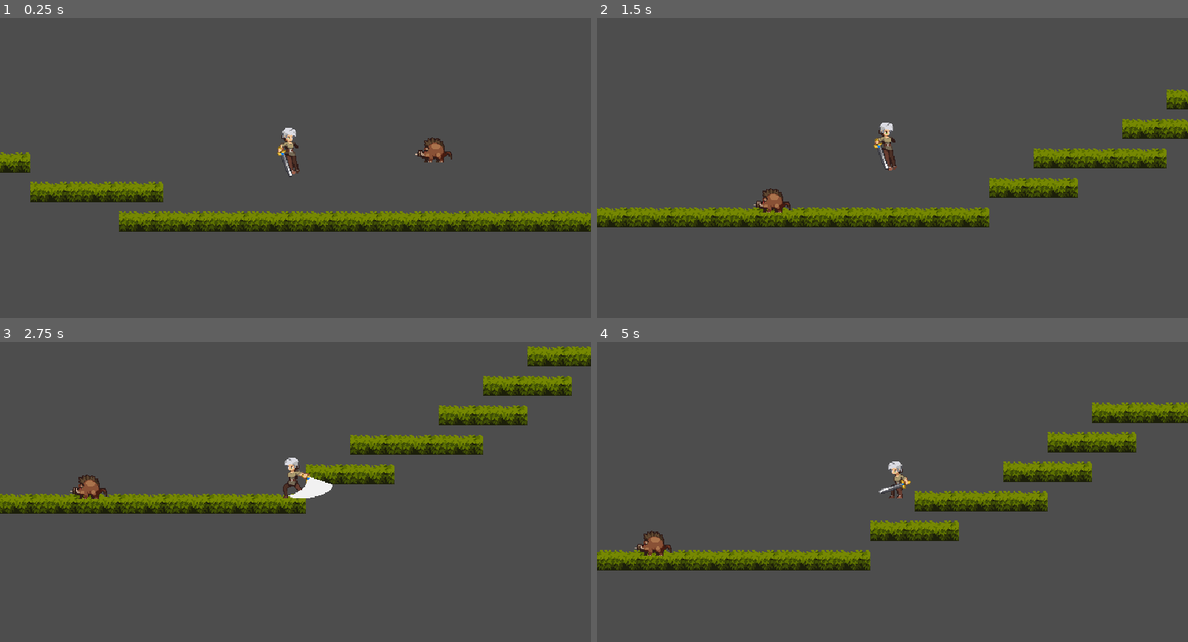
Above: before the commit, frames 1-4 (two rows, left to right).
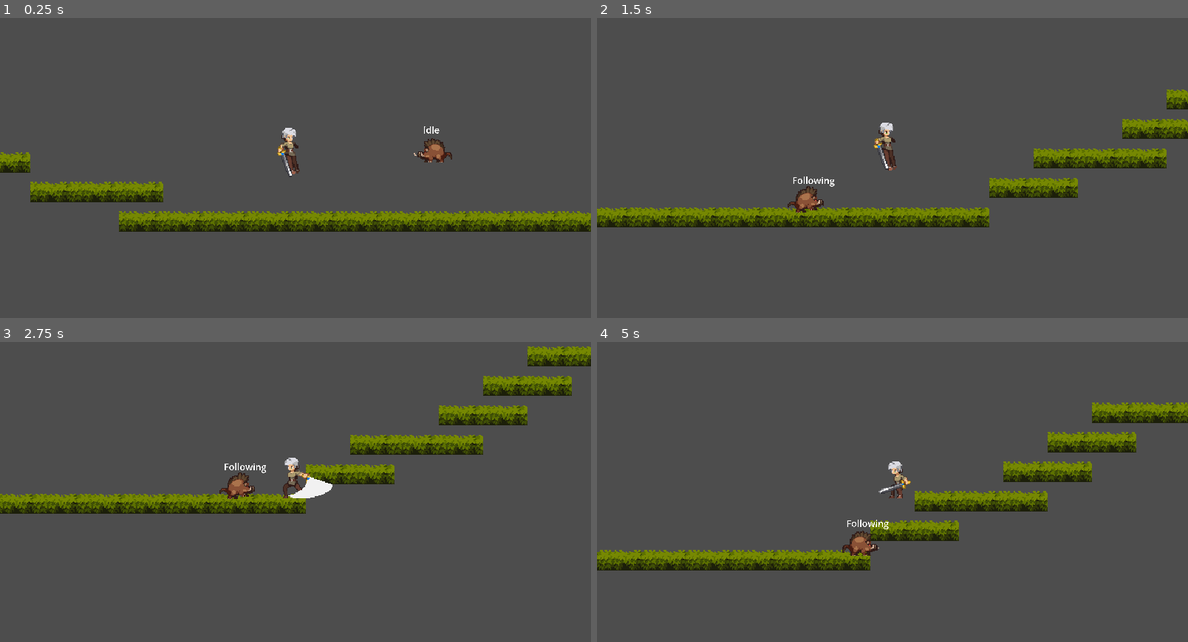
Above: after the commit, the same moments.

Repository: hatz2/blade-of-the-fallen
Game: Godot game, scene res://src/test_world/test_world.tscn
Same seed, same stepped clock (60 frames per second), same inputs: the game is played once before the commit and once after it.
Inputs:
- Up to frame 1 (0.25 s): no input
- Up to frame 2 (1.5 s): tap Enter (ui_accept) at 0.5 s; hold F (attack) 0.53-1.28 s; hold Right (run_right) from 0.53 s (still down); tap Up (jump) at 0.77 s; tap F (attack) at 1.35 s
- Up to frame 3 (2.75 s): tap Up (jump) at 1.52 s; release Right (run_right) at 2.03 s; hold Left (run_left) from 2.03 s (still down); hold F (attack) from 2.03 s (still down)
- Up to frame 4 (5 s): release Left (run_left) at 2.78 s; release F (attack) at 2.78 s; hold Right (run_right) 2.78-4.28 s; tap F (attack) at 2.85, 4.35 s; tap Up (jump) at 3.02, 3.77, 4.52 s; hold F (attack) 3.53-4.28 s; hold Left (run_left) from 4.28 s (still down)

The runs differ from the first frame. In frame 1, 0.1% of the frame differs, in the area x 70-77%, y 36-48%; in frame 2, 0.7%; in frame 3, 0.7%, in the area x 11-45%, y 40-53%; in frame 4, 0.7%.

Commit message:
Started monster AI

Diff:
--- /dev/null
+++ b/src/monster/debug_label.gd
@@ -0,0 +1,13 @@
+extends Label
+
+@export var state_machine: StateMachine
+
+# Called when the node enters the scene tree for the first time.
+func _ready():
+	pass # Replace with function body.
+
+
+# Called every frame. 'delta' is the elapsed time since the previous frame.
+func _process(delta):
+	text = state_machine.current_state.name
+	pass
--- a/src/monster/monster.gd
+++ b/src/monster/monster.gd
@@ -7,11 +7,19 @@
 # Get the gravity from the project settings to be synced with RigidBody nodes.
 var gravity = ProjectSettings.get_setting("physics/2d/default_gravity")
 
+var _last_position: Vector2
+
+@onready var sprite := $AnimatedSprite2D
+
+func _ready():
+	_last_position = global_position
 
 func _physics_process(delta):
 	# Add the gravity.
 	if not is_on_floor():
 		velocity.y += gravity * delta
+
+	update_sprite_orientation()
 
 	# Handle jump.
 	#if Input.is_action_just_pressed("ui_accept") and is_on_floor():
@@ -26,3 +34,15 @@
 		#velocity.x = move_toward(velocity.x, 0, SPEED)
 
 	move_and_slide()
+
+func update_sprite_orientation():
+	var direction := global_position - _last_position
+	print("Position ", global_position)
+	print("Last pos: ", _last_position)
+	print(direction)
+	if (direction.x > 0):
+		sprite.flip_h = true
+	elif direction.x < 0:
+		sprite.flip_h = false
+
+	_last_position = global_position
--- a/src/monster/monster.tscn
+++ b/src/monster/monster.tscn
@@ -1,10 +1,21 @@
-[gd_scene load_steps=28 format=3 uid="uid://lwdox3loupxq"]
+[gd_scene load_steps=35 format=3 uid="uid://lwdox3loupxq"]
 
 [ext_resource type="Texture2D" uid="uid://113woi6kbiw1" path="res://assets/Legacy-Fantasy - High Forest 2.3/Mob/Boar/Hit-Vanish/Hit-Sheet.png" id="1_f875e"]
 [ext_resource type="Texture2D" uid="uid://datufyi5thwhk" path="res://assets/Legacy-Fantasy - High Forest 2.3/Mob/Boar/Idle/Idle-Sheet.png" id="1_noomr"]
 [ext_resource type="Script" path="res://src/monster/monster.gd" id="1_x7jo7"]
 [ext_resource type="Texture2D" uid="uid://1015p53d038r" path="res://assets/Legacy-Fantasy - High Forest 2.3/Mob/Boar/Run/Run-Sheet.png" id="2_rwokc"]
 [ext_resource type="Texture2D" uid="uid://bisjd50wnmuoa" path="res://assets/Legacy-Fantasy - High Forest 2.3/Mob/Boar/Walk/Walk-Base-Sheet.png" id="3_dpg0l"]
+[ext_resource type="Script" path="res://src/state_machine/state_machine.gd" id="6_6c1yp"]
+[ext_resource type="Script" path="res://src/monster/states/idle.gd" id="7_g746q"]
+[ext_resource type="Script" path="res://src/monster/states/walking.gd" id="8_7or5b"]
+[ext_resource type="Script" path="res://src/monster/debug_label.gd" id="9_1umje"]
+[ext_resource type="Script" path="res://src/monster/states/following.gd" id="9_vpjh8"]
+
+[sub_resource type="Curve2D" id="Curve2D_262s4"]
+_data = {
+"points": PackedVector2Array(0, 0, 0, 0, 0, 0, 0, 0, 0, 0, -80, 0, 0, 0, 0, 0, 0, 0)
+}
+point_count = 3
 
 [sub_resource type="AtlasTexture" id="AtlasTexture_g2jp3"]
 atlas = ExtResource("1_f875e")
@@ -173,16 +184,76 @@
 radius = 12.0
 height = 32.0
 
-[node name="Monster" type="CharacterBody2D"]
+[sub_resource type="RectangleShape2D" id="RectangleShape2D_26osw"]
+size = Vector2(120, 35)
+
+[node name="Path2D" type="Path2D"]
+curve = SubResource("Curve2D_262s4")
+
+[node name="PathFollow2D" type="PathFollow2D" parent="."]
+rotation = 0.00934552
+rotates = false
+
+[node name="Monster" type="CharacterBody2D" parent="PathFollow2D"]
 script = ExtResource("1_x7jo7")
-
-[node name="AnimatedSprite2D" type="AnimatedSprite2D" parent="."]
+metadata/_edit_group_ = true
+
+[node name="AnimatedSprite2D" type="AnimatedSprite2D" parent="PathFollow2D/Monster"]
 sprite_frames = SubResource("SpriteFrames_jhqx7")
 animation = &"idle"
 metadata/_edit_group_ = true
 
-[node name="CollisionShape2D" type="CollisionShape2D" parent="."]
+[node name="CollisionShape2D" type="CollisionShape2D" parent="PathFollow2D/Monster"]
 position = Vector2(-3, 4)
 rotation = 1.5708
 shape = SubResource("CapsuleShape2D_vx46o")
 metadata/_edit_group_ = true
+
+[node name="StateMachine" type="Node" parent="PathFollow2D/Monster" node_paths=PackedStringArray("initial_state")]
+script = ExtResource("6_6c1yp")
+initial_state = NodePath("Idle")
+
+[node name="Idle" type="Node" parent="PathFollow2D/Monster/StateMachine" node_paths=PackedStringArray("walk_state", "animated_sprite")]
+script = ExtResource("7_g746q")
+walk_state = NodePath("../Walking")
+animated_sprite = NodePath("../../AnimatedSprite2D")
+
+[node name="Timer" type="Timer" parent="PathFollow2D/Monster/StateMachine/Idle"]
+one_shot = true
+
+[node name="Walking" type="Node" parent="PathFollow2D/Monster/StateMachine" node_paths=PackedStringArray("body", "idle_state", "path_follow", "animated_sprite")]
+script = ExtResource("8_7or5b")
+body = NodePath("../..")
+idle_state = NodePath("../Idle")
+path_follow = NodePath("../../..")
+walk_speed = 25
+animated_sprite = NodePath("../../AnimatedSprite2D")
+
+[node name="Timer" type="Timer" parent="PathFollow2D/Monster/StateMachine/Walking"]
+
+[node name="Following" type="Node" parent="PathFollow2D/Monster/StateMachine" node_paths=PackedStringArray("monster_body", "animated_sprite")]
+script = ExtResource("9_vpjh8")
+monster_body = NodePath("../..")
+animated_sprite = NodePath("../../AnimatedSprite2D")
+
+[node name="DebugLabel" type="Label" parent="PathFollow2D/Monster" node_paths=PackedStringArray("state_machine")]
+offset_left = -14.0
+offset_top = -26.0
+offset_right = 386.0
+offset_bottom = 111.0
+scale = Vector2(0.1, 0.1)
+theme_override_font_sizes/font_size = 100
+script = ExtResource("9_1umje")
+state_machine = NodePath("../StateMachine")
+
+[node name="DetectionArea" type="Area2D" parent="PathFollow2D/Monster"]
+
+[node name="CollisionShape2D" type="CollisionShape2D" parent="PathFollow2D/Monster/DetectionArea"]
+position = Vector2(-2.59335, -0.298833)
+scale = Vector2(1, 1)
+shape = SubResource("RectangleShape2D_26osw")
+
+[connection signal="timeout" from="PathFollow2D/Monster/StateMachine/Idle/Timer" to="PathFollow2D/Monster/StateMachine/Idle" method="_on_timer_timeout"]
+[connection signal="timeout" from="PathFollow2D/Monster/StateMachine/Walking/Timer" to="PathFollow2D/Monster/StateMachine/Walking" method="_on_timer_timeout"]
+[connection signal="body_entered" from="PathFollow2D/Monster/DetectionArea" to="PathFollow2D/Monster/StateMachine" method="_on_detection_area_body_entered"]
+[connection signal="body_entered" from="PathFollow2D/Monster/DetectionArea" to="PathFollow2D/Monster/StateMachine/Following" method="_on_detection_area_body_entered"]
--- /dev/null
+++ b/src/monster/states/following.gd
@@ -0,0 +1,49 @@
+class_name Following
+extends MonsterState
+
+var player: Player = null
+@export var speed := 100
+@export var follow_animation := "run"
+@export var monster_body: CharacterBody2D
+
+var last_monster_pos: Vector2
+
+func _ready():
+	pass
+
+func enter():
+	last_monster_pos = monster_body.global_position
+	animated_sprite.play(follow_animation)
+	pass
+
+func exit():
+	pass
+
+func update(_delta):
+	pass
+
+func physics_update(_delta):
+
+	if not player:
+		return
+
+	var direction_to_move = player.global_position - monster_body.global_position
+	direction_to_move.y = 0
+	direction_to_move = direction_to_move.normalized()
+
+	monster_body.velocity = direction_to_move * speed
+
+	if monster_body.global_position - last_monster_pos == Vector2.ZERO: # we are not moving at all
+		animated_sprite.play("idle")
+	else:
+		animated_sprite.play(follow_animation)
+
+	last_monster_pos = monster_body.global_position
+
+func handle_input(_event : InputEvent):
+	pass
+
+
+func _on_detection_area_body_entered(body):
+	if body is Player:
+		player = body
--- /dev/null
+++ b/src/monster/states/idle.gd
@@ -0,0 +1,38 @@
+class_name Idle
+extends MonsterState
+
+@export var walk_state: Walking
+@export var idle_animation = "idle";
+@onready var timer := $Timer
+var swap_state = false
+
+func _ready():
+	pass
+
+func enter():
+	# Make the timer random
+	swap_state = false
+	var wait_time = randf_range(2.0, 4.0)
+	timer.wait_time = wait_time
+	animated_sprite.play(idle_animation)
+	timer.start()
+
+func exit():
+	swap_state = false
+	pass
+
+func update(_delta):
+	pass
+
+func physics_update(_delta):
+	if swap_state:
+		transition.emit(walk_state)
+	pass
+
+func handle_input(_event : InputEvent):
+	pass
+
+
+func _on_timer_timeout():
+	# Swap to walk state
+	swap_state = true
--- /dev/null
+++ b/src/monster/states/monster_state.gd
@@ -0,0 +1,4 @@
+class_name MonsterState
+extends State
+
+@export var animated_sprite: AnimatedSprite2D
--- /dev/null
+++ b/src/monster/states/walking.gd
@@ -0,0 +1,39 @@
+class_name Walking
+extends MonsterState
+
+@export var body: CharacterBody2D
+@export var idle_state: Idle
+@export var path_follow: PathFollow2D
+@export var walk_animation := "walk"
+@export var walk_speed := 10
+@onready var timer := $Timer
+var swap_state := false
+
+func _ready():
+	pass
+
+func enter():
+	swap_state = false
+	animated_sprite.play(walk_animation)
+	var wait_time = randf_range(4.0, 8.0)
+	timer.wait_time = wait_time
+	timer.start()
+
+func exit():
+	swap_state = false
+
+func update(_delta):
+	pass
+
+func physics_update(delta):
+	path_follow.progress = path_follow.progress + walk_speed * delta
+
+	if swap_state:
+		transition.emit(idle_state)
+
+func handle_input(_event : InputEvent):
+	pass
+
+
+func _on_timer_timeout():
+	swap_state = true
--- a/src/state_machine/state_machine.gd
+++ b/src/state_machine/state_machine.gd
@@ -2,6 +2,7 @@
 extends Node
 
 @export var initial_state: State
+@onready var _follow_state := $Following
 var current_state: State = null
 var _new_state: State = null
 
@@ -56,3 +57,9 @@
 
 func on_transition(new_state: State):
 	_new_state = new_state
+
+
+func _on_detection_area_body_entered(body):
+	if body is Player:
+		# Change to follow state
+		on_transition(_follow_state)
